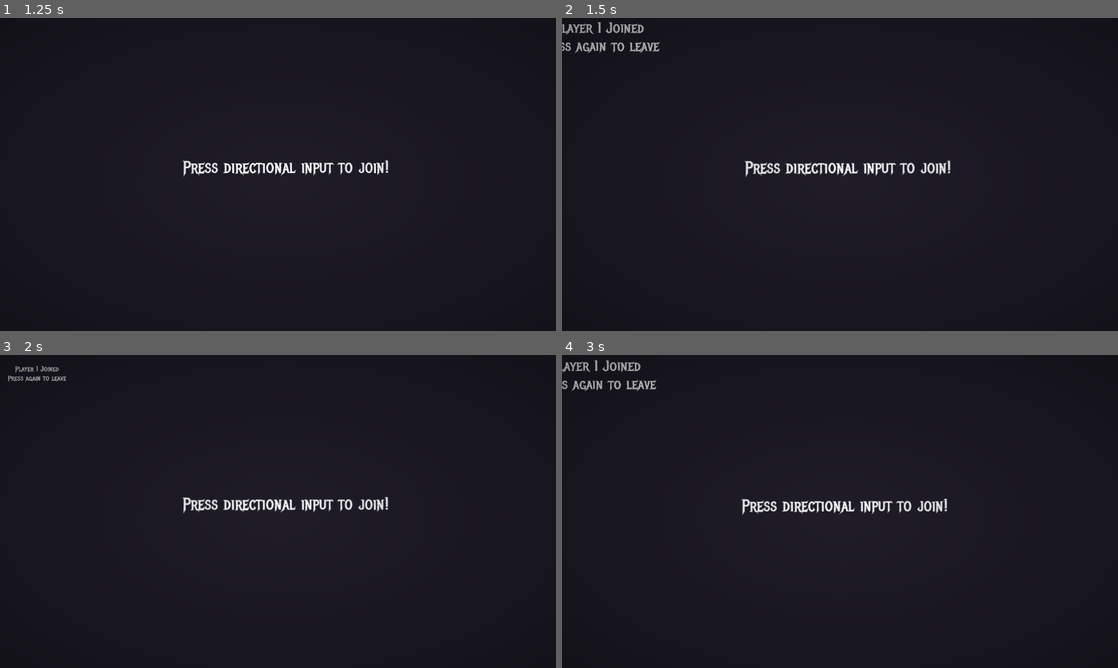
Above: before the commit, frames 1-4 (two rows, left to right).
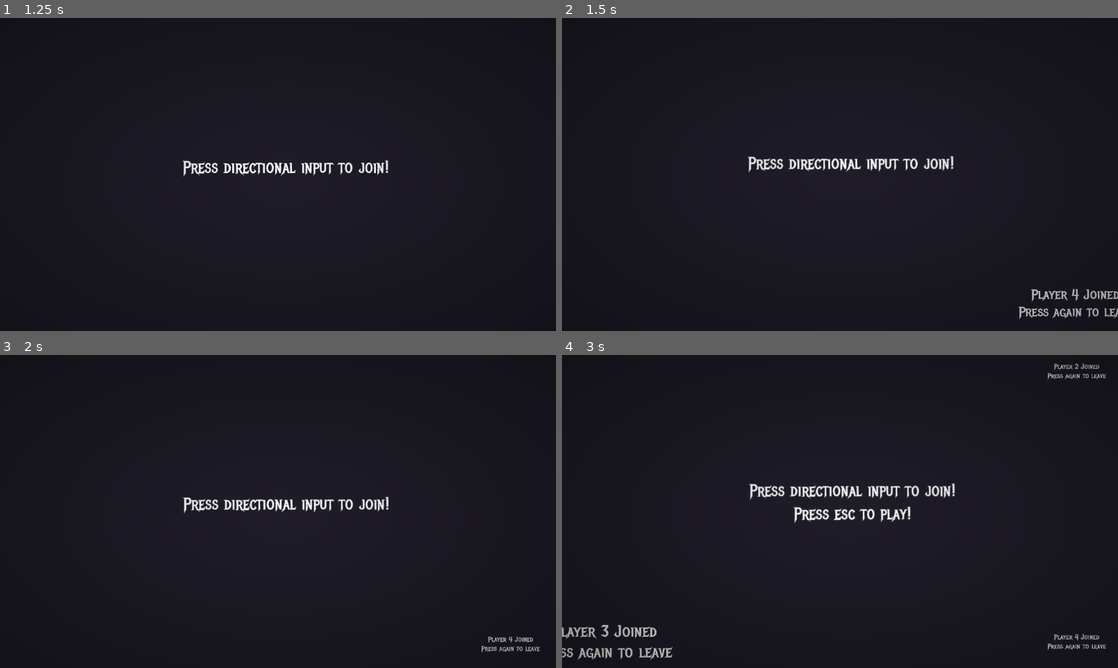
Above: after the commit, the same moments.

Repository: reniby/catfight
Game: Godot game, scene res://scenes/menu.tscn
Two runs of this game, one before a commit and one after it. Both use one fixed random seed, a clock stepped at 60 frames per second and the inputs below.
Inputs:
- Up to frame 1 (1.25 s): click "Timed" at 0.5 s
- Up to frame 2 (1.5 s): tap Enter (dash_p4) at 1.25 s; hold Right (right_p1) from 1.28 s (still down); tap Shift (dash_p1) at 1.35 s
- Up to frame 3 (2 s): keep holding Right (right_p1)
- Up to frame 4 (3 s): release Right (right_p1) at 2.03 s; hold Down (down_p1) 2.03-2.78 s; tap Space (dash_p2) at 2.1 s; hold Right (right_p1) from 2.78 s (still down); tap Ctrl (dash_p3) at 2.85 s

Frame 1 is identical in both runs. In frame 2, 2.3% of the frame differs, in the area x 0-100%, y 1-97%; in frame 3, 1.0%; in frame 4, 3.5%, in the area x 0-98%, y 1-98%.

Commit message:
controller support

Diff:
--- a/project.godot
+++ b/project.godot
@@ -33,106 +33,127 @@
 down_p2={
 "deadzone": 0.5,
 "events": [Object(InputEventKey,"resource_local_to_scene":false,"resource_name":"","device":-1,"window_id":0,"alt_press …(192 unchanged characters)…
+, Object(InputEventJoypadMotion,"resource_local_to_scene":false,"resource_name":"","device":1,"axis":1,"axis_value":1.0,"script":null)
 ]
 }
 up_p2={
 "deadzone": 0.5,
 "events": [Object(InputEventKey,"resource_local_to_scene":false,"resource_name":"","device":-1,"window_id":0,"alt_press …(192 unchanged characters)…
+, Object(InputEventJoypadMotion,"resource_local_to_scene":false,"resource_name":"","device":1,"axis":1,"axis_value":-1.0,"script":null)
 ]
 }
 left_p2={
 "deadzone": 0.5,
 "events": [Object(InputEventKey,"resource_local_to_scene":false,"resource_name":"","device":-1,"window_id":0,"alt_press …(192 unchanged characters)…
+, Object(InputEventJoypadMotion,"resource_local_to_scene":false,"resource_name":"","device":1,"axis":0,"axis_value":-1.0,"script":null)
 ]
 }
 right_p2={
 "deadzone": 0.5,
 "events": [Object(InputEventKey,"resource_local_to_scene":false,"resource_name":"","device":-1,"window_id":0,"alt_press …(192 unchanged characters)…
+, Object(InputEventJoypadMotion,"resource_local_to_scene":false,"resource_name":"","device":1,"axis":0,"axis_value":1.0,"script":null)
 ]
 }
 down_p1={
 "deadzone": 0.2,
 "events": [Object(InputEventKey,"resource_local_to_scene":false,"resource_name":"","device":-1,"window_id":0,"alt_press …(195 unchanged characters)…
+, Object(InputEventJoypadMotion,"resource_local_to_scene":false,"resource_name":"","device":0,"axis":1,"axis_value":1.0,"script":null)
 ]
 }
 up_p1={
 "deadzone": 0.2,
 "events": [Object(InputEventKey,"resource_local_to_scene":false,"resource_name":"","device":-1,"window_id":0,"alt_press …(195 unchanged characters)…
+, Object(InputEventJoypadMotion,"resource_local_to_scene":false,"resource_name":"","device":0,"axis":1,"axis_value":-1.0,"script":null)
 ]
 }
 left_p1={
 "deadzone": 0.2,
 "events": [Object(InputEventKey,"resource_local_to_scene":false,"resource_name":"","device":-1,"window_id":0,"alt_press …(195 unchanged characters)…
+, Object(InputEventJoypadMotion,"resource_local_to_scene":false,"resource_name":"","device":0,"axis":0,"axis_value":-1.0,"script":null)
 ]
 }
 right_p1={
 "deadzone": 0.2,
 "events": [Object(InputEventKey,"resource_local_to_scene":false,"resource_name":"","device":-1,"window_id":0,"alt_press …(195 unchanged characters)…
+, Object(InputEventJoypadMotion,"resource_local_to_scene":false,"resource_name":"","device":0,"axis":0,"axis_value":1.0,"script":null)
 ]
 }
 dash_p1={
 "deadzone": 0.5,
 "events": [Object(InputEventKey,"resource_local_to_scene":false,"resource_name":"","device":-1,"window_id":0,"alt_press …(195 unchanged characters)…
+, Object(InputEventJoypadButton,"resource_local_to_scene":false,"resource_name":"","device":0,"button_index":0,"pressure":0.0,"pressed":true,"script":null)
 ]
 }
 dash_p2={
 "deadzone": 0.5,
 "events": [Object(InputEventKey,"resource_local_to_scene":false,"resource_name":"","device":-1,"window_id":0,"alt_press …(191 unchanged characters)…
+, Object(InputEventJoypadButton,"resource_local_to_scene":false,"resource_name":"","device":1,"button_index":0,"pressure":0.0,"pressed":true,"script":null)
 ]
 }
 up_p3={
 "deadzone": 0.5,
 "events": [Object(InputEventKey,"resource_local_to_scene":false,"resource_name":"","device":0,"window_id":0,"alt_presse …(189 unchanged characters)…
+, Object(InputEventJoypadMotion,"resource_local_to_scene":false,"resource_name":"","device":2,"axis":1,"axis_value":-1.0,"script":null)
 ]
 }
 down_p3={
 "deadzone": 0.5,
 "events": [Object(InputEventKey,"resource_local_to_scene":false,"resource_name":"","device":-1,"window_id":0,"alt_press …(192 unchanged characters)…
+, Object(InputEventJoypadMotion,"resource_local_to_scene":false,"resource_name":"","device":2,"axis":1,"axis_value":1.0,"script":null)
 ]
 }
 left_p3={
 "deadzone": 0.5,
 "events": [Object(InputEventKey,"resource_local_to_scene":false,"resource_name":"","device":-1,"window_id":0,"alt_press …(191 unchanged characters)…
+, Object(InputEventJoypadMotion,"resource_local_to_scene":false,"resource_name":"","device":2,"axis":0,"axis_value":-1.0,"script":null)
 ]
 }
 right_p3={
 "deadzone": 0.5,
 "events": [Object(InputEventKey,"resource_local_to_scene":false,"resource_name":"","device":-1,"window_id":0,"alt_press …(192 unchanged characters)…
+, Object(InputEventJoypadMotion,"resource_local_to_scene":false,"resource_name":"","device":2,"axis":0,"axis_value":1.0,"script":null)
 ]
 }
 dash_p3={
 "deadzone": 0.5,
 "events": [Object(InputEventKey,"resource_local_to_scene":false,"resource_name":"","device":-1,"window_id":0,"alt_press …(195 unchanged characters)…
+, Object(InputEventJoypadButton,"resource_local_to_scene":false,"resource_name":"","device":2,"button_index":0,"pressure":0.0,"pressed":true,"script":null)
 ]
 }
 up_p4={
 "deadzone": 0.5,
 "events": [Object(InputEventKey,"resource_local_to_scene":false,"resource_name":"","device":-1,"window_id":0,"alt_press …(192 unchanged characters)…
+, Object(InputEventJoypadMotion,"resource_local_to_scene":false,"resource_name":"","device":3,"axis":1,"axis_value":-1.0,"script":null)
 ]
 }
 down_p4={
 "deadzone": 0.5,
 "events": [Object(InputEventKey,"resource_local_to_scene":false,"resource_name":"","device":-1,"window_id":0,"alt_press …(192 unchanged characters)…
+, Object(InputEventJoypadMotion,"resource_local_to_scene":false,"resource_name":"","device":3,"axis":1,"axis_value":1.0,"script":null)
 ]
 }
 left_p4={
 "deadzone": 0.5,
 "events": [Object(InputEventKey,"resource_local_to_scene":false,"resource_name":"","device":-1,"window_id":0,"alt_press …(192 unchanged characters)…
+, Object(InputEventJoypadMotion,"resource_local_to_scene":false,"resource_name":"","device":3,"axis":0,"axis_value":-1.0,"script":null)
 ]
 }
 right_p4={
 "deadzone": 0.5,
 "events": [Object(InputEventKey,"resource_local_to_scene":false,"resource_name":"","device":-1,"window_id":0,"alt_press …(192 unchanged characters)…
+, Object(InputEventJoypadMotion,"resource_local_to_scene":false,"resource_name":"","device":3,"axis":0,"axis_value":1.0,"script":null)
 ]
 }
 dash_p4={
 "deadzone": 0.5,
 "events": [Object(InputEventKey,"resource_local_to_scene":false,"resource_name":"","device":-1,"window_id":0,"alt_press …(195 unchanged characters)…
+, Object(InputEventJoypadButton,"resource_local_to_scene":false,"resource_name":"","device":3,"button_index":0,"pressure":0.0,"pressed":true,"script":null)
 ]
 }
 start={
 "deadzone": 0.2,
-"events": [Object(InputEventKey,"resource_local_to_scene":false,"resource_name":"","device":-1,"window_id":0,"alt_pressed":false,"shift_pressed":false,"ctrl_pressed":false,"meta_pressed":false,"pressed":false,"keycode":0,"physical_keycode":4194305,"key_label":0,"unicode":0,"location":0,"echo":false,"script":null)
+"events": [Object(InputEventJoypadButton,"resource_local_to_scene":false,"resource_name":"","device":-1,"button_index":6,"pressure":0.0,"pressed":true,"script":null)
+, Object(InputEventKey,"resource_local_to_scene":false,"resource_name":"","device":-1,"window_id":0,"alt_pressed":false,"shift_pressed":false,"ctrl_pressed":false,"meta_pressed":false,"pressed":false,"keycode":0,"physical_keycode":4194305,"key_label":0,"unicode":0,"location":0,"echo":false,"script":null)
 ]
 }
 
--- a/scripts/character_select.gd
+++ b/scripts/character_select.gd
@@ -40,7 +40,7 @@
 	"dash": "dash_p4"
 }
 ]
-var actions = ['left', 'right', 'up', 'down']
+var actions = ['left', 'right', 'up', 'down', 'dash']
 
 func _process(delta: float) -> void:
 	for player in range(4):
